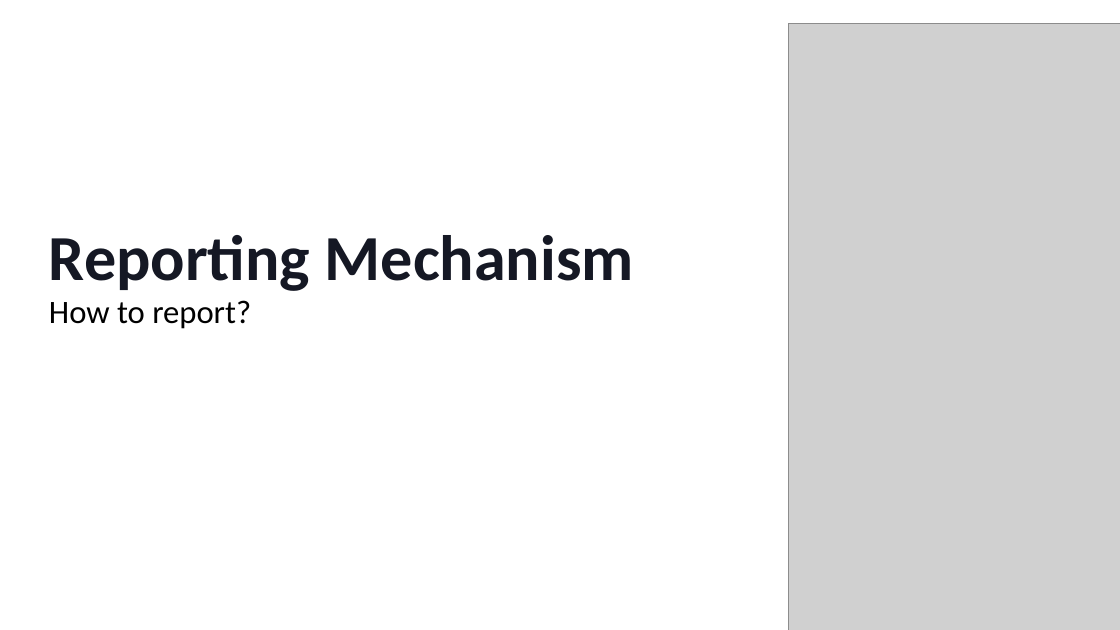
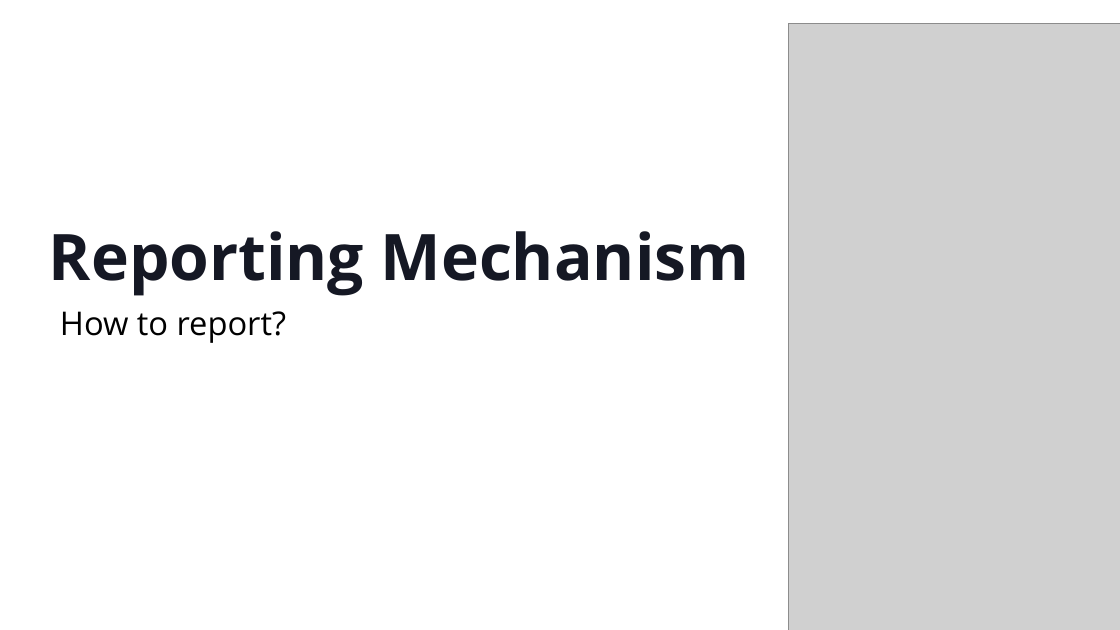
Before and after one commit to Lamasolh/Nabad, a slide deck: slide 1 of safeguarding/en/lessons/report_mechanism.pptx. Drawn at 1120x630 pixels with LibreOffice and Linux fonts; fonts in the diff are those of the drawing; grey boxes stand for pictures; background and template pictures are left out. Boxes give left, top, right and bottom in pixels: in the first picture for what was removed or moved away, otherwise in the second. Text is boxed around its words. In the diff, an @@ line names an element or a change of style, - is before the commit and + after.

```diff
--- a/safeguarding/en/lessons/report_mechanism.pptx
+++ b/safeguarding/en/lessons/report_mechanism.pptx
@@ text "Reporting Mechanism" at (x1=49, y1=231, x2=750, y2=296): font Calibri to Open Sans @@
@@ text "How to report?" at (x1=60, y1=311, x2=286, y2=343): font Calibri to Open Sans @@
@@ text "How to report?" moved from (x1=49, y1=300, x2=251, y2=329) to (x1=60, y1=311, x2=286, y2=343) @@
```
Also in this commit, not shown: 4 other slides changed, 33 other files.
